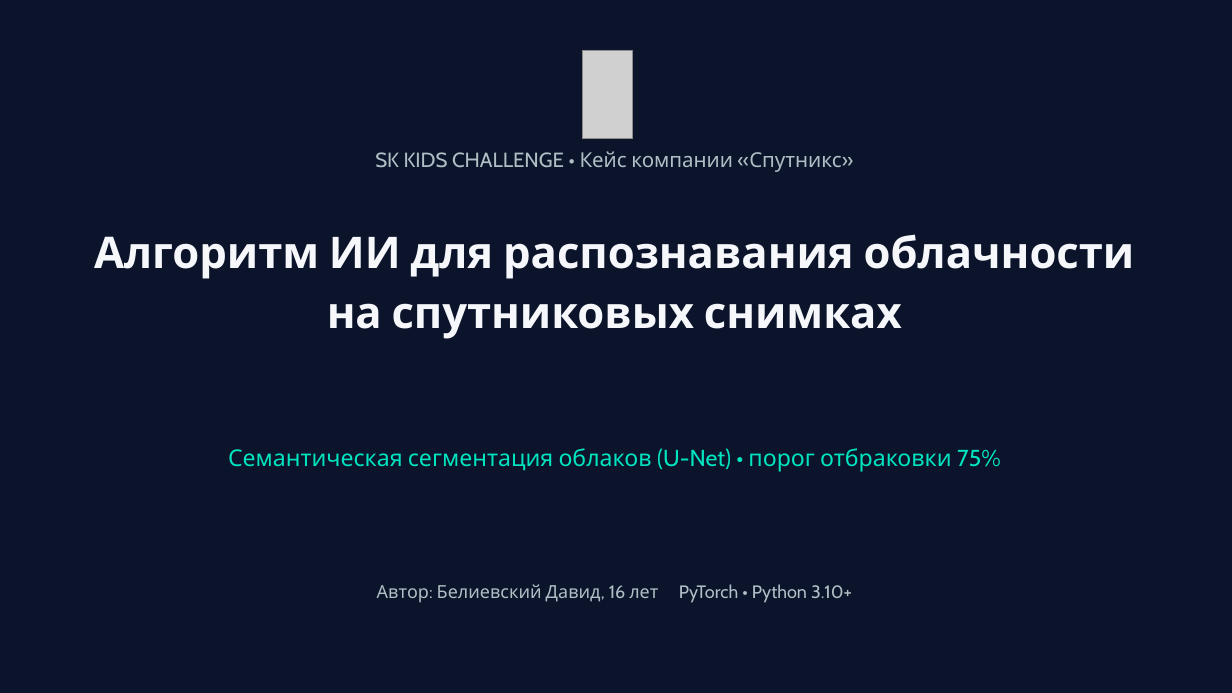
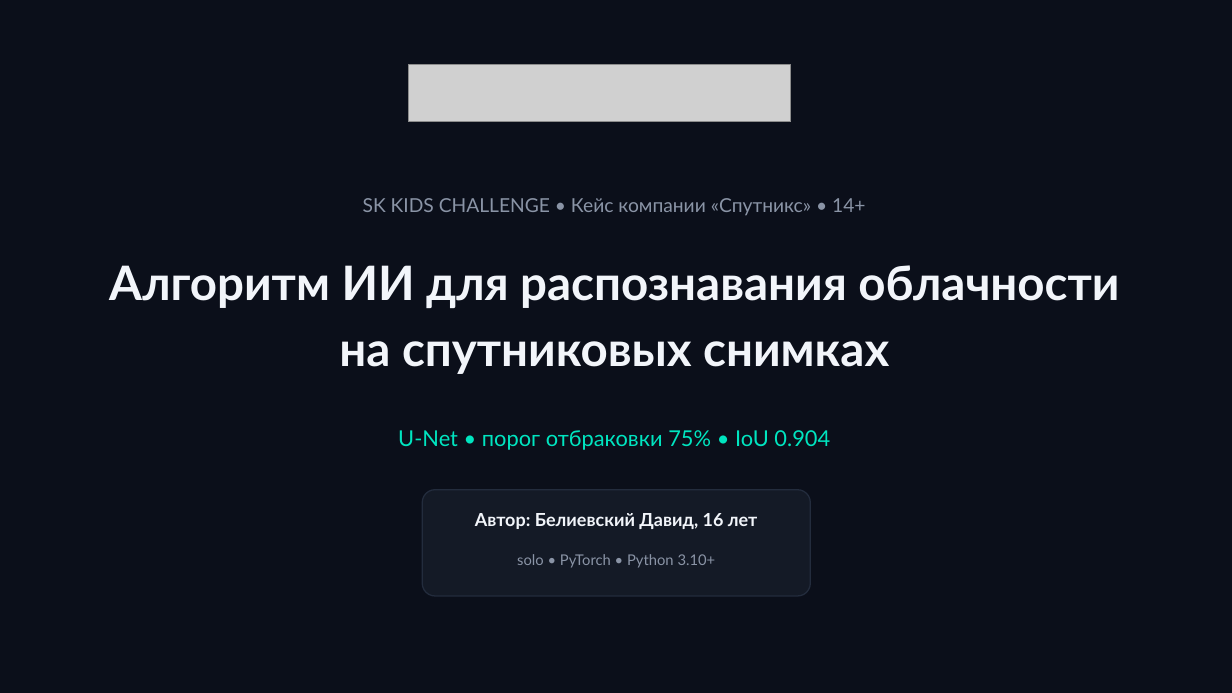
Before and after one commit to Kot3loy/sputnix-cloud-detection, a slide deck: slide 1 of presentation/Sputnix_cloud_detection.pptx. Drawn at 1232x693 pixels with LibreOffice and Linux fonts; fonts in the diff are those of the drawing; grey boxes stand for pictures. Boxes give left, top, right and bottom in pixels: in the first picture for what was removed or moved away, otherwise in the second. Text is boxed around its words. In the diff, an @@ line names an element or a change of style, - is before the commit and + after.

Commit message:
Presentation redesign: real images on every slide, stat chips, footers, clean brand assets

```diff
--- a/presentation/Sputnix_cloud_detection.pptx
+++ b/presentation/Sputnix_cloud_detection.pptx
@@ rectangle at (0,0,1232,693): fill #0B142A to #0B0F1A @@
@@ picture removed at (582,51,632,139) @@
@@ picture added at (409,65,791,122) @@
@@ text at (363,198,865,216): text changed; size 16 to 15 pt; font Cabin to Lato; text colour #B0BEC5 to #8A94A6 @@
-SK KIDS CHALLENGE • Кейс компании «Спутникс»
+SK KIDS CHALLENGE • Кейс компании «Спутникс» • 14+
@@ text "Алгоритм ИИ для распознавания облачности": place and size @@
-text "Алгоритм ИИ для распознавания облачности" at (94,234,1135,339)
+text "Алгоритм ИИ для распознавания облачности" at (109,265,1119,374)
@@ text "Алгоритм ИИ для распознавания облачности" at (109,265,1119,374): size 34 to 37 pt, font Cabin to Lato, text colour #F5F7FA to #F2F5FA @@
@@ text at (398,430,830,450): text changed; size 18 to 17 pt; font Cabin to Lato @@
-Семантическая сегментация облаков (U-Net) • порог отбраковки 75%
+U-Net • порог отбраковки 75% • IoU 0.904
@@ rounded rectangle added at (422,490,811,596), fill #141A26, outline #232C3D 1 pt @@
@@ text at (475,513,758,529): text changed; font Cabin to Lato; text colour #B0BEC5 to #F2F5FA; bold on @@
-Автор: Белиевский Давид, 16 лет PyTorch • Python 3.10+
+Автор: Белиевский Давид, 16 лет
@@ text added at (517,554,716,568), 11.5 pt, text #8A94A6 @@
+solo • PyTorch • Python 3.10+
```
Also in this commit, not shown: 10 other slides changed, 1 slide added, 1 slide removed, 7 other files.
